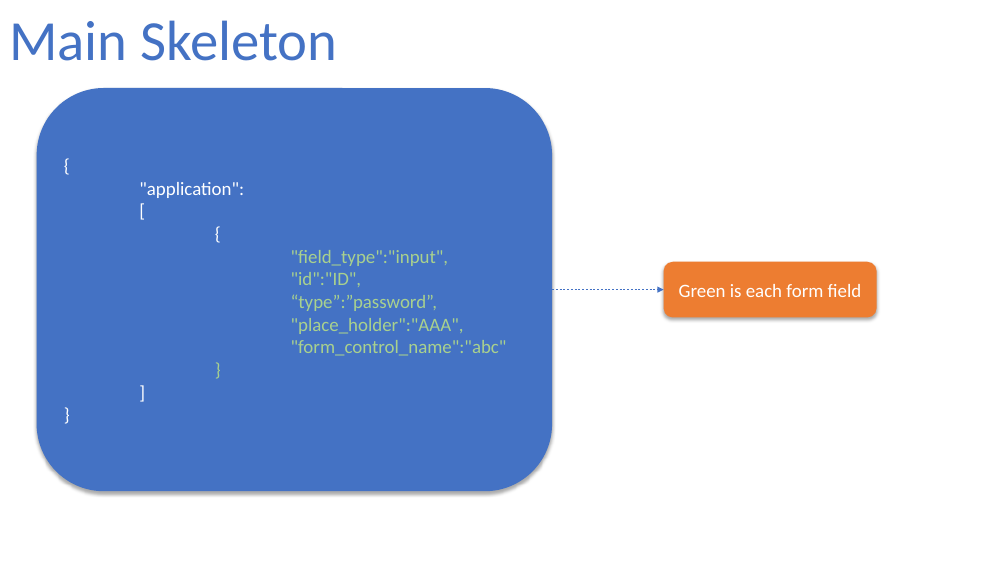
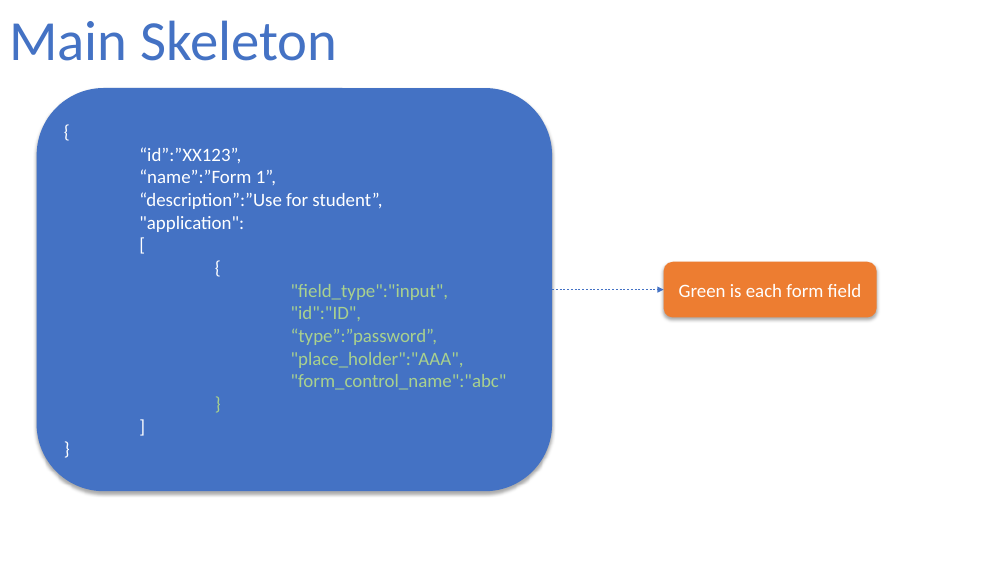
Before and after one commit to fxanhkhoa/Generator_ReactiveForm, a slide deck: slide 1 of Documents/design/JsonForField.pptx. Drawn at 1008x567 pixels with LibreOffice and Linux fonts; fonts in the diff are those of the drawing. Boxes give left, top, right and bottom in pixels: in the first picture for what was removed or moved away, otherwise in the second. Text is boxed around its words. In the diff, an @@ line names an element or a change of style, - is before the commit and + after.

Commit message:
doing list-form

```diff
--- a/Documents/design/JsonForField.pptx
+++ b/Documents/design/JsonForField.pptx
@@ text in rounded rectangle at <box>139,147,382,209</box>: paragraphs added @@
+“id”:”XX123”,
+“name”:”Form 1”,
+“description”:”Use for student”,
```
Also in this commit, not shown: 4 other slides changed, 9 other files.
